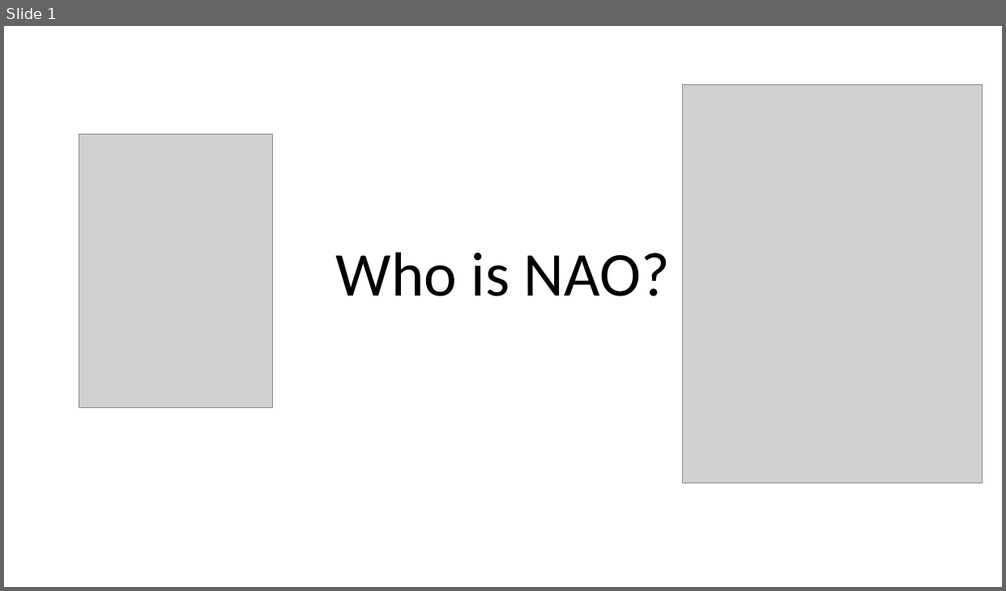
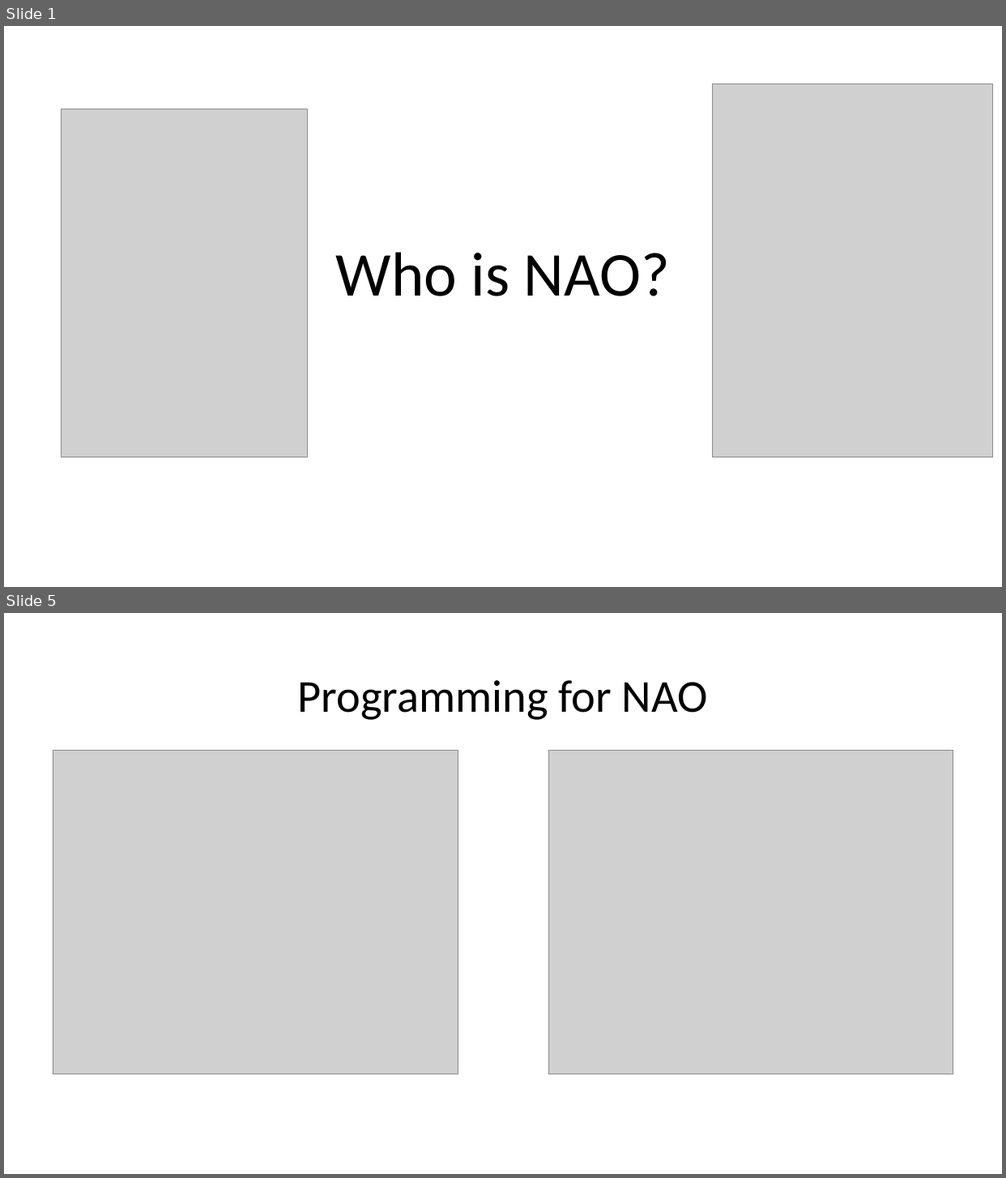
Before and after one commit to drewzxcvbnm/Nao-PPTX, a slide deck: naoPPTX.pptx. Shown one above the other, each under a label of ours: slide 1 before the commit, slides 1 and 5 after it; the slides between them are not shown. The pictures are 1006x591 and 1006x1178 pixels, drawn with LibreOffice and Linux fonts; fonts in the diff are those of the drawing; grey boxes stand for pictures. Boxes give left, top, right and bottom in pixels: in the first picture for what was removed or moved away, otherwise in the second. Text is boxed around its words. In the diff, an @@ line names an element or a change of style, - is before the commit and + after.

```diff
--- a/naoPPTX.pptx
+++ b/naoPPTX.pptx
@@ slide 5 added at (4,613,1002,1174), background #FFFFFF @@
@@ title added at (298,680,708,720), 44 pt, text #000000 @@
+Programming for NAO
@@ picture added at (53,750,458,1075) @@
@@ picture added at (549,750,953,1075) @@
@@ slide 1 changed as well @@
@@ picture: place and size @@
-picture at (682,84,982,484)
+picture at (713,84,993,458)
@@ picture: place and size @@
-picture at (79,134,272,408)
+picture at (61,109,307,458)
```
Also in this commit, not shown: 1 other slide changed, 4 other slides added, 5 slides removed, 2 other files.
